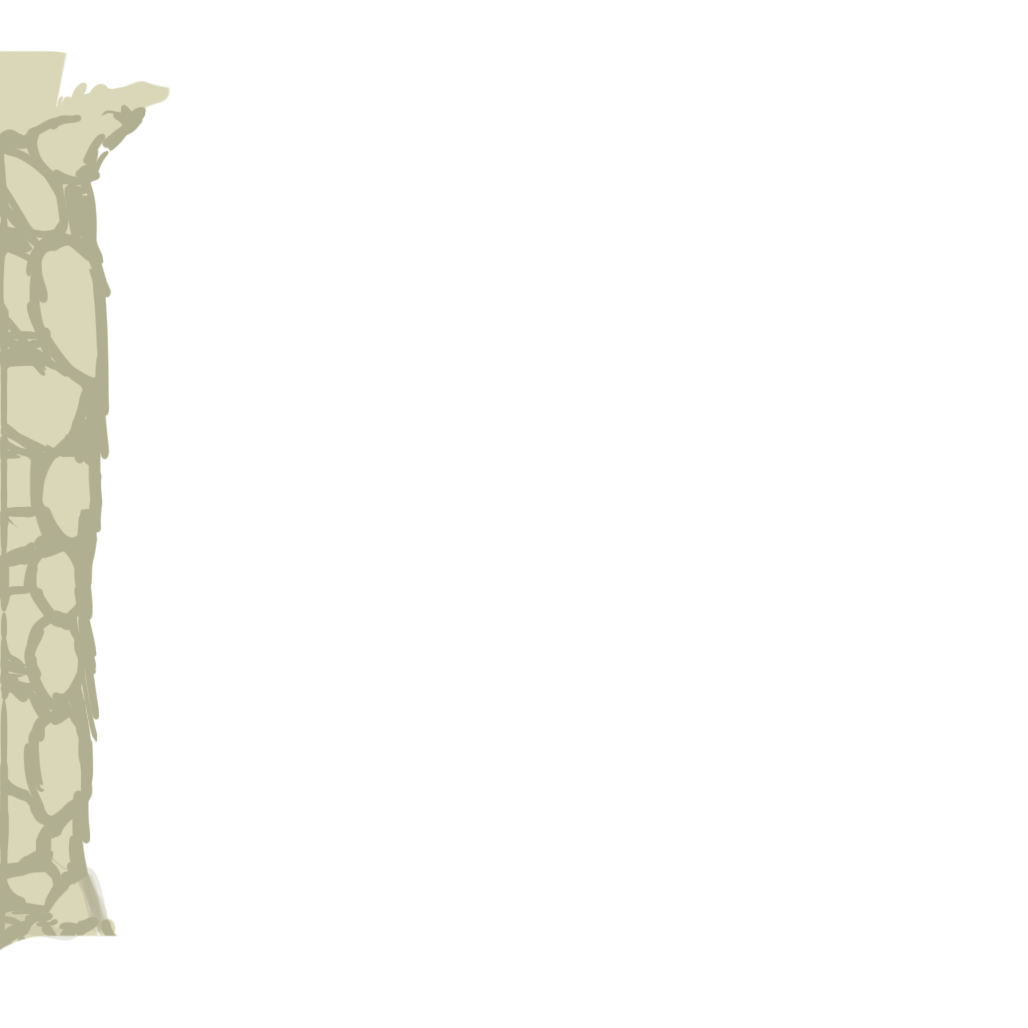
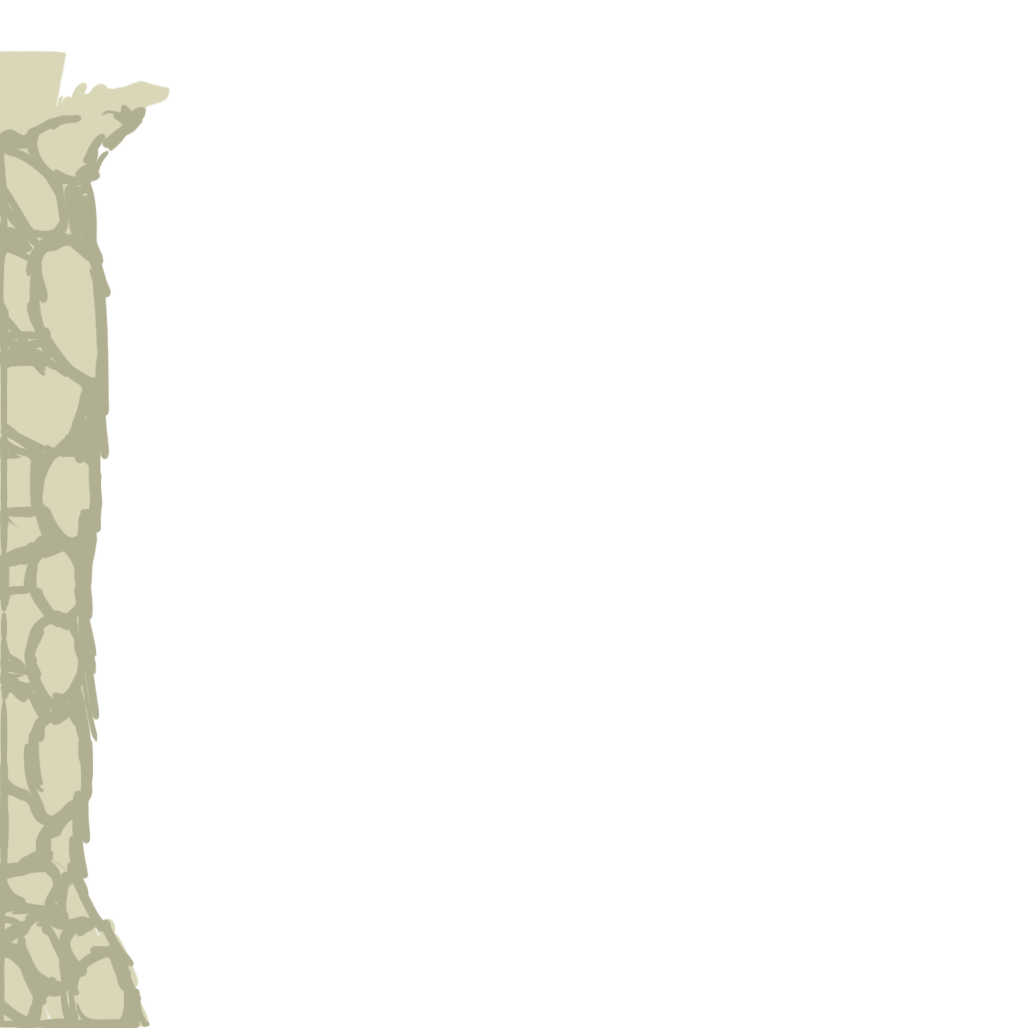
Comparing the layer stacks of the two 1028 × 1028 images. Changes:
renamed "Layer 2" to "Layer 5", painted on it over (4, 867, 109, 933)
painted on "Layer 1" over (0, 867, 150, 1028)
